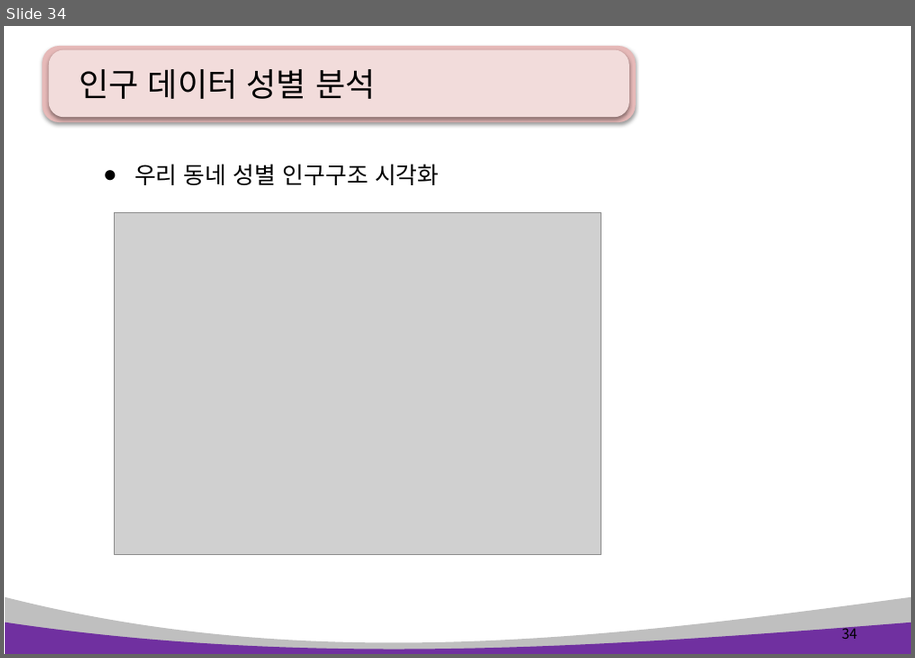
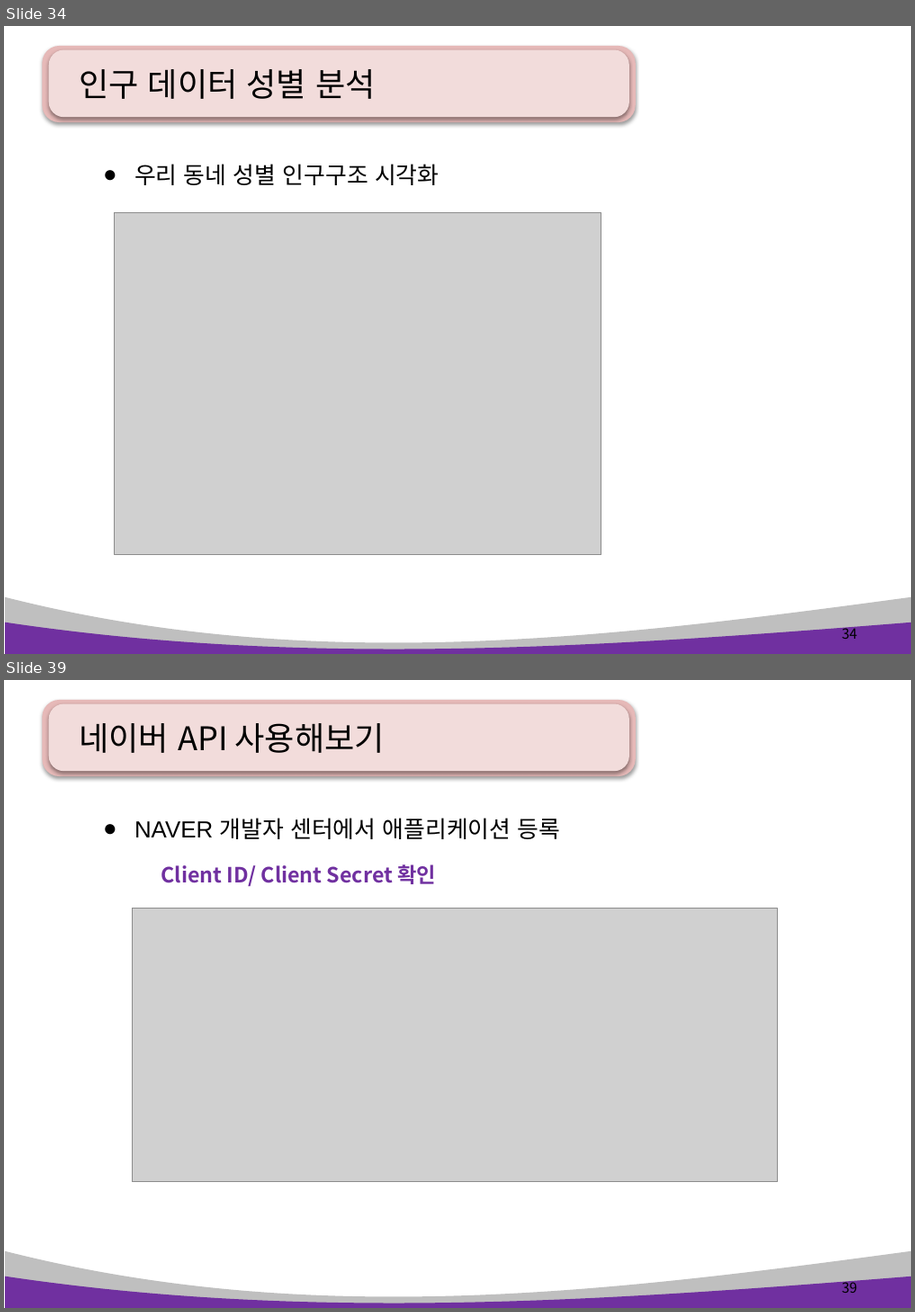
Before and after one commit to pshho/ngreen_project, a slide deck: pyWorks/자료/python_ppt/Python 14장. 데이터 분석 및 시각화2 .pptx. Shown one above the other, each under a label of ours: slide 34 before the commit, slides 34 and 39 after it; the slides between them are not shown. The pictures are 915x658 and 915x1312 pixels, drawn with LibreOffice and Linux fonts; fonts in the diff are those of the drawing; grey boxes stand for pictures. Boxes give left, top, right and bottom in pixels: in the first picture for what was removed or moved away, otherwise in the second. Text is boxed around its words. In the diff, an @@ line names an element or a change of style, - is before the commit and + after.

```diff
--- a/pyWorks/자료/python_ppt/Python 14장. 데이터 분석 및 시각화2 .pptx
+++ b/pyWorks/자료/python_ppt/Python 14장. 데이터 분석 및 시각화2 .pptx
@@ slide 39 added at [4, 680, 911, 1308], background #FFFFFF; not listed: 4 template elements that a slide beside it also shows @@
@@ title added at [79, 723, 385, 753], 28 pt, text #000000 @@
+네이버 API 사용해보기
@@ text added at [134, 818, 561, 839], 20 pt, text #000000 @@
+● NAVER 개발자 센터에서 애플리케이션 등록
@@ text added at [161, 864, 436, 887], 18 pt, text #7030A0, bold @@
+Client ID/ Client Secret 확인
@@ picture added at [132, 909, 778, 1182] @@
@@ page number added at [842, 1279, 857, 1293], 12 pt, text #000000 @@
+39
```
Also in this commit, not shown: 12 other slides added, 11 other files.
